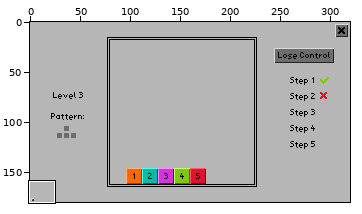
Pixel-art file, stored at Aseprite/mockup.aseprite. The first picture is a wide view before the edit; the outline marks the close-up.
Close-up. First the earlier version:
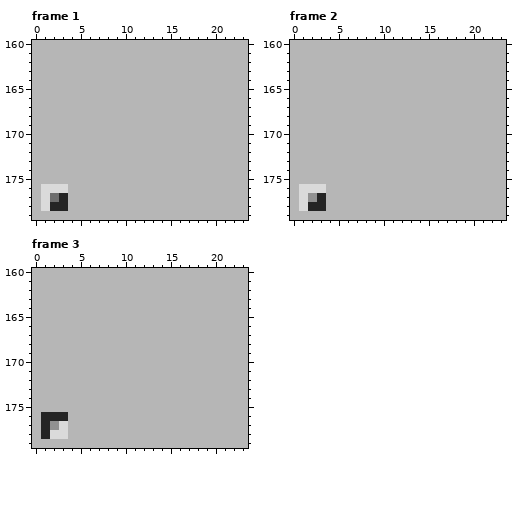
320x180 pixels, 3 frames. Shown: frame 1: x 0..23, y 160..179; frame 2: x 0..23, y 160..179; frame 3: x 0..23, y 160..179. The commit also changed other frames or places, which this record leaves out.
The result:
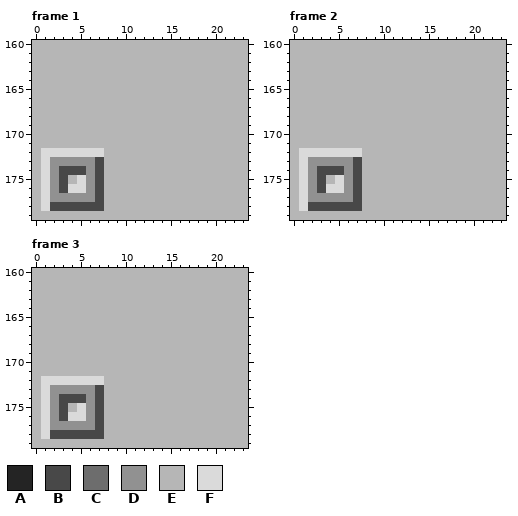
Palette (. is transparent): A #242424  B #484848  C #6d6d6d  D #919191  E #b6b6b6  F #dadada
Diff:
layer "Background Tile" now hidden
layer "Game Board/Border 9-Splice" now shown
layer "Run Button/Button Background 9-Slice" now hidden
--- frame 1
@@ x 0..9 @@
 171 EEEEEEEEEE
-172 EEEEEEEEEE
-173 EEEEEEEEEE
-174 EEEEEEEEEE
-175 EEEEEEEEEE
-176 EFFFEEEEEE
-177 EFCAEEEEEE
-178 EFAAEEEEEE
+172 EFFFFFFFEE
+173 EFDDDDDBEE
+174 EFDBBBDBEE
+175 EFDBEFDBEE
+176 EFDBFFDBEE
+177 EFDDDDDBEE
+178 EFBBBBBBEE
 179 EEEEEEEEEE
--- frame 2
@@ x 0..9 @@
 171 EEEEEEEEEE
-172 EEEEEEEEEE
-173 EEEEEEEEEE
-174 EEEEEEEEEE
-175 EEEEEEEEEE
-176 EFFFEEEEEE
-177 EFDAEEEEEE
-178 EFAAEEEEEE
+172 EFFFFFFFEE
+173 EFDDDDDBEE
+174 EFDBBBDBEE
+175 EFDBEFDBEE
+176 EFDBFFDBEE
+177 EFDDDDDBEE
+178 EFBBBBBBEE
 179 EEEEEEEEEE
--- frame 3
@@ x 0..9 @@
 171 EEEEEEEEEE
-172 EEEEEEEEEE
-173 EEEEEEEEEE
-174 EEEEEEEEEE
-175 EEEEEEEEEE
-176 EAAAEEEEEE
-177 EADFEEEEEE
-178 EAFFEEEEEE
+172 EFFFFFFFEE
+173 EFDDDDDBEE
+174 EFDBBBDBEE
+175 EFDBEFDBEE
+176 EFDBFFDBEE
+177 EFDDDDDBEE
+178 EFBBBBBBEE
 179 EEEEEEEEEE
